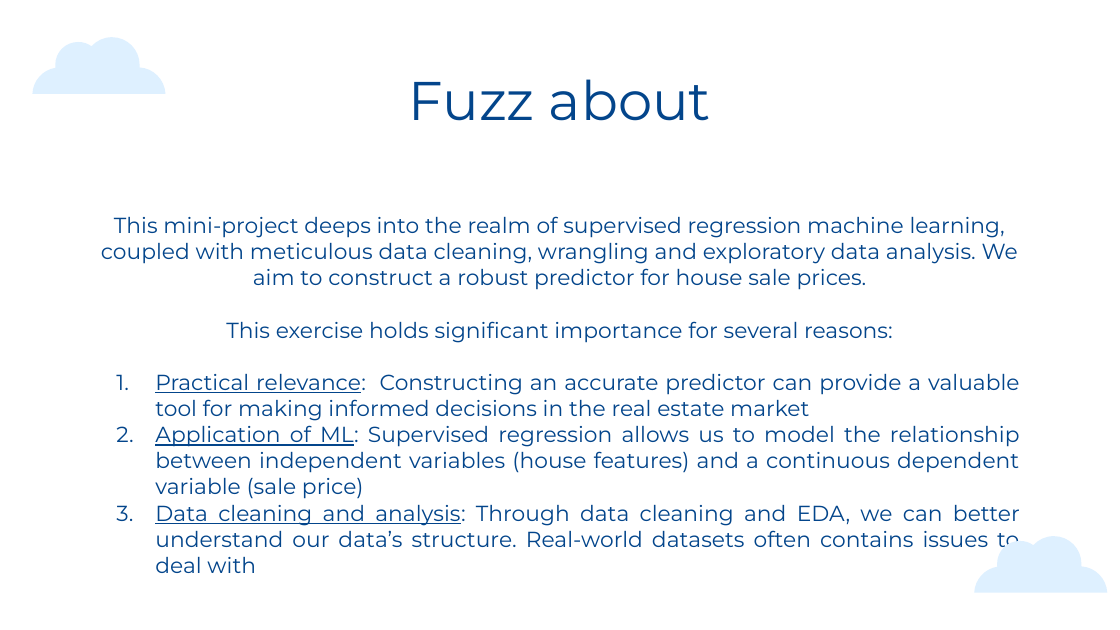
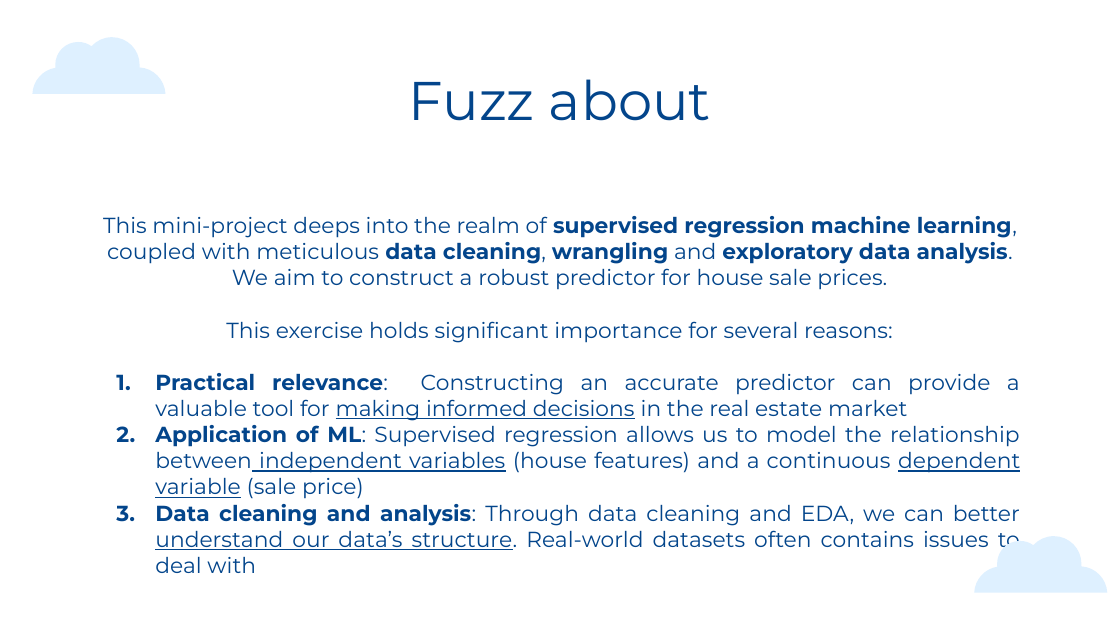
Before and after one commit to TonioDominguez/Ironkaggle, a slide deck: slide 4 of slides/IRONKAGGLE.pptx. Drawn at 1120x630 pixels with LibreOffice and Linux fonts; fonts in the diff are those of the drawing. Boxes give left, top, right and bottom in pixels: in the first picture for what was removed or moved away, otherwise in the second. Text is boxed around its words. In the diff, an @@ line names an element or a change of style, - is before the commit and + after.

```diff
--- a/slides/IRONKAGGLE.pptx
+++ b/slides/IRONKAGGLE.pptx
@@ subtitle at [103,216,1020,573]: bold on in "supervised regression machine learning, data cleaning, wrang ...", "Practical relevance:", "Application of ML:", "Data cleaning and analysis:"; underline off in "Practical relevance:", "Application of ML:", "Data cleaning and analysis:"; underline on in "making informed decisions", "independent variables dependent variable", "understand our data’s structure." @@
```
Also in this commit, not shown: 2 other slides changed.
